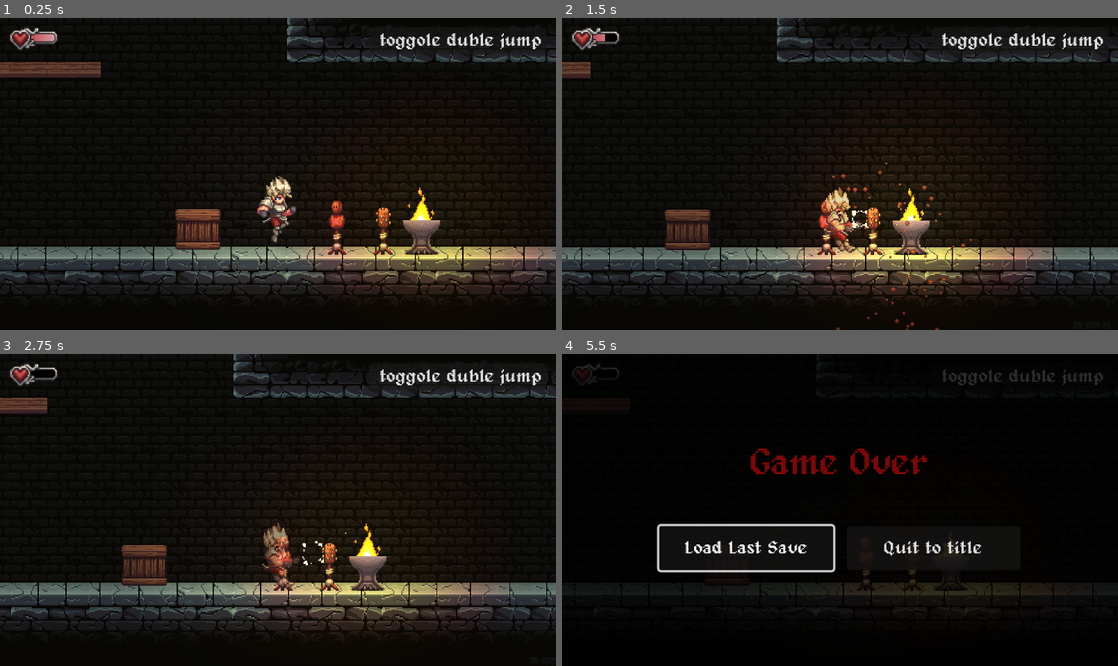
Above: before the commit, frames 1-4 (two rows, left to right).
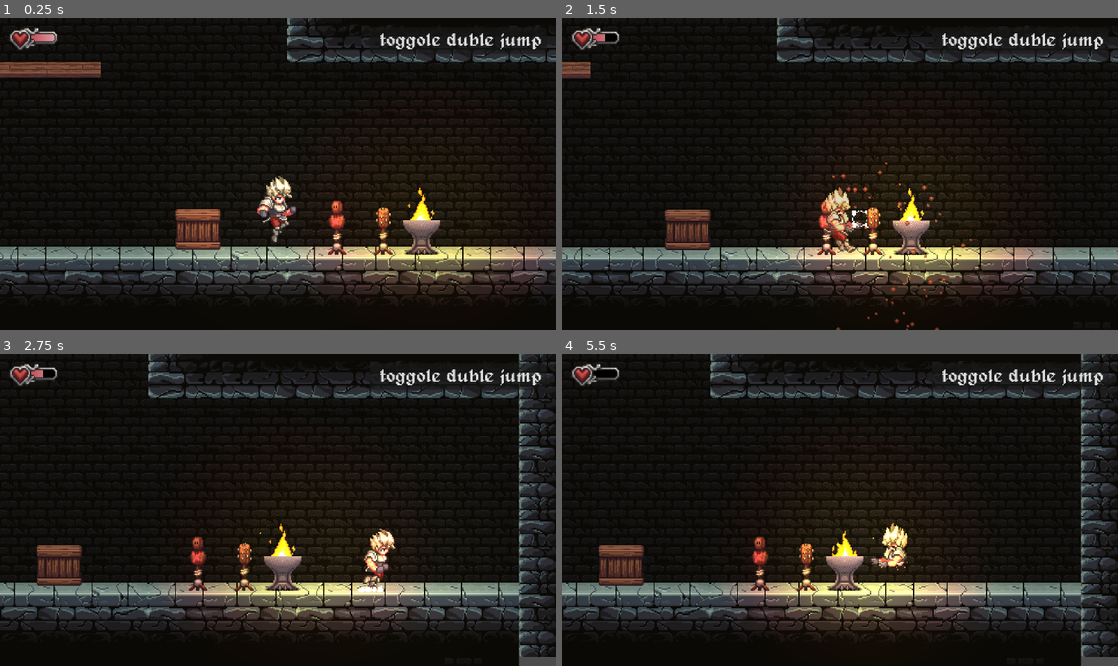
Above: after the commit, the same moments.

Repository: Mo1Noop/2d_toutrial
Game: Godot game, scene res://Z_testing/playGround.tscn
Same seed, same stepped clock (60 frames per second), same inputs: the game is played once before the commit and once after it.
Inputs (mouse positions are in pixels of both pictures, inside the frame that each line leads up to):
- Up to frame 1 (0.25 s): no input
- Up to frame 2 (1.5 s): tap Enter at 0.5 s; move the mouse to (962, 158) at 0.52 s; hold Right (right) 0.53-1.28 s; hold S (action) 0.53-1.28 s; click (962, 158) at 0.67 s; tap Z (jump) at 0.77, 1.07 s; tap X (attack) at 0.8, 1.35 s; move the mouse to (728, 189) at 1.27 s; hold Down (down) from 1.28 s (still down)
- Up to frame 3 (2.75 s): tap Z (jump) at 1.52, 1.82, 2.3 s; tap C (dash) at 1.55 s; move the mouse to (333, 441) at 2.02 s; release Down (down) at 2.03 s; hold Right (right) from 2.03 s (still down); hold C (dash) from 2.03 s (still down)
- Up to frame 4 (5.5 s): move the mouse to (812, 572) at 2.77 s; release Right (right) at 2.78 s; release C (dash) at 2.78 s; hold Up (up) 2.78-3.53 s; tap Z (jump) at 2.85, 3.02, 3.32, 3.77, 4.07, 4.52, 4.82, 5.3 s; click (812, 572) at 2.92 s; tap S (action) at 3.05 s; move the mouse to (1006, 556) at 3.52 s; hold S (action) 3.53-4.28 s; hold Left (left) 3.53-5.03 s; tap X (attack) at 3.8, 4.35 s; move the mouse to (673, 463) at 4.27 s; tap C (dash) at 4.55 s; move the mouse to (867, 510) at 5.02 s; hold Down (down) from 5.03 s (still down); hold C (dash) from 5.03 s (still down); click (867, 510) at 5.17 s

The runs differ from the first frame. In frame 1, 3.1% of the frame differs, in the area x 0-100%, y 1-84%; in frame 2, 2.9%; in frame 3, 19%; in frame 4, 33%, in the area x 0-100%, y 0-100%.

Commit message:
ch 4 ep 9

Diff:
--- a/00_global/player_hud/player_hud.tscn
+++ b/00_global/player_hud/player_hud.tscn
@@ -27,7 +27,7 @@
 
 func _on_pressed() -> void:
 	var player : Player = get_tree().get_first_node_in_group( \"Player\" )
-	player.double_jump = !player.double_jump
+	player.dash = !player.dash
 	focus_mode = Control.FOCUS_NONE
 	#var g := SPIKE_DOMMY.instantiate()
 	#owner.add_child(g)
--- a/Z_testing/playGround.tscn
+++ b/Z_testing/playGround.tscn
@@ -38,7 +38,7 @@
 
 [node name="DirectionalLight2D" type="DirectionalLight2D" parent="world" unique_id=622600430]
 color = Color(0.14334755, 0.16509277, 0.15422016, 1)
-energy = 0.4
+energy = 0.2
 blend_mode = 2
 
 [node name="Level_bounds" type="Node2D" parent="." unique_id=1274864306]
--- a/player/player.tscn
+++ b/player/player.tscn
@@ -15,6 +15,7 @@
 [ext_resource type="Texture2D" uid="uid://bbdsnjwtodwj3" path="res://player/sprites/input_icons.png" id="10_2ieo8"]
 [ext_resource type="Script" uid="uid://dajijnylxa7uj" path="res://player/states/death.gd" id="10_tqiix"]
 [ext_resource type="Texture2D" uid="uid://dglevdlnofqmi" path="res://player/sprites/weapon_smears.png" id="10_wodsf"]
+[ext_resource type="Script" uid="uid://c5lvwkhvi2w4e" path="res://player/scripts/player_sprite.gd" id="12_e7oew"]
 [ext_resource type="Script" uid="uid://cns0lapeysi1i" path="res://general/scripts/attack_area.gd" id="12_ebec5"]
 [ext_resource type="Script" uid="uid://x1to7vuav48n" path="res://general/scripts/damge_area.gd" id="15_wodsf"]
 
@@ -202,6 +203,22 @@
 "values": [20, 21, 22, 23]
 }
 
+[sub_resource type="Animation" id="Animation_65viv"]
+resource_name = "dash"
+length = 0.1
+tracks/0/type = "value"
+tracks/0/imported = false
+tracks/0/enabled = true
+tracks/0/path = NodePath("Hero:frame")
+tracks/0/interp = 1
+tracks/0/loop_wrap = true
+tracks/0/keys = {
+"times": PackedFloat32Array(0),
+"transitions": PackedFloat32Array(1),
+"update": 1,
+"values": [29]
+}
+
 [sub_resource type="Animation" id="Animation_c35mf"]
 resource_name = "death"
 length = 1.4
@@ -303,6 +320,7 @@
 &"attack": SubResource("Animation_32hag"),
 &"attack_2": SubResource("Animation_tqiix"),
 &"crouch": SubResource("Animation_kb6p2"),
+&"dash": SubResource("Animation_65viv"),
 &"death": SubResource("Animation_c35mf"),
 &"idle": SubResource("Animation_8t03j"),
 &"jump": SubResource("Animation_yllr7"),
@@ -401,6 +419,7 @@
 texture = ExtResource("9_hg6s5")
 hframes = 16
 vframes = 4
+script = ExtResource("12_e7oew")
 
 [node name="attack_sprite" type="Sprite2D" parent="Hero" unique_id=886588244]
 unique_name_in_owner = true
--- a/player/scripts/player.gd
+++ b/player/scripts/player.gd
@@ -10,7 +10,7 @@
 @onready var collision_crouch: CollisionShape2D = %CollisionCrouch
 @onready var da_stand: CollisionShape2D = %DA_Stand
 @onready var da_crouch: CollisionShape2D = %DA_Crouch
-@onready var hero: Sprite2D = %Hero
+@onready var hero: Player_Sprite = %Hero
 @onready var attack_sprite: Sprite2D = %attack_sprite
 
 @onready var player_anim: AnimationPlayer = %PlayerAnim
@@ -43,8 +43,9 @@
 		max_hp = value
 		Messages.player_helth_changed.emit( hp, max_hp )
 
-var dash : bool = false
-var double_jump : bool = false
+var dash : bool = true
+var dash_count : int = 0
+var double_jump : bool = true
 var jump_count : int = 0
 var ground_slam : bool = false
 var morph_roll : bool = false
@@ -179,3 +180,9 @@
 		return
 	hp -= _attack_area.damge
 	damge_taken.emit()
+
+
+func can_dash() -> bool:
+	if not dash or dash_count > 0:
+		return false
+	return true
--- /dev/null
+++ b/player/scripts/player_sprite.gd
@@ -0,0 +1,30 @@
+class_name Player_Sprite extends Sprite2D
+
+
+var tween : Tween
+
+
+func tween_color( duration : float = 0.5, color : Color = Color(0.0, 1.0, 0.949, 1.0) ) -> void:
+	if tween:
+		tween.kill()
+	modulate = color
+	tween = create_tween()
+	tween.tween_property( self, "modulate", Color.WHITE, duration )
+
+
+func ghost() -> void:
+	var effect : Node2D = Node2D.new()
+	var p : Node2D = get_parent()
+	p.add_sibling( effect )
+	effect.get_parent().move_child( effect, 0 )
+	effect.z_index = 1
+	effect.global_position = p.global_position
+	effect.modulate = Color( 0.0, 1.5, 0.95, 0.75 )
+
+	var sprite_copy : Sprite2D = duplicate()
+	effect.add_child( sprite_copy )
+
+	var t : Tween = create_tween()
+	t.set_ease(Tween.EASE_OUT)
+	t.tween_property( effect, "modulate", Color(1.0, 1.0, 1.0, 0.0), 0.2 )
+	t.chain().tween_callback( effect.queue_free )
--- a/player/states/00_player_states.gd
+++ b/player/states/00_player_states.gd
@@ -10,10 +10,10 @@
 @onready var jump: PlayerState_jump = %jump
 @onready var fall: PlayerState_fall = %fall
 @onready var crouch: PlayerState_crouch = %crouch
-@onready var dash: playerState_dash = %dash
 @onready var attack: PlayerState_attack = %attack
 @onready var take_damge: PlayerState_Take_Damge = %Take_Damge
 @onready var death: PlayerState_death = %death
+@onready var dash: playerState_dash = %dash
 
 #endregion
 
--- a/player/states/attack.gd
+++ b/player/states/attack.gd
@@ -27,7 +27,8 @@
 func handle_input(_event : InputEvent) -> Player_state:
 	if _event.is_action_pressed("attack"):
 		timer = combo_time_window
-
+	if _event.is_action_pressed("dash") and player.can_dash():
+		return dash
 	return next_state
 
 
--- a/player/states/crouch.gd
+++ b/player/states/crouch.gd
@@ -17,6 +17,8 @@
 
 
 func handle_input(_event : InputEvent) -> Player_state:
+	if _event.is_action_pressed("dash") and player.can_dash():
+		return dash
 	if _event.is_action_pressed("attack"):
 		return attack
 
--- a/player/states/dash.gd
+++ b/player/states/dash.gd
@@ -1,17 +1,68 @@
 class_name playerState_dash extends Player_state
 
-var dash_dir : int = 0
+const DASH_AUDIO = preload("uid://bohje3v0cuf8m")
+
+@export var duration : float = 0.25
+@export var speed : float = 300.0
+@export var effect_delay : float = 0.05
+
+var dash_dir : float = 1.0
+var time : float = 0.0
+var effect_time : float = 0.0
+
 
 func enter() -> void:
-	player.velocity = Vector2.ZERO
-	await get_tree().create_timer(0.3).timeout
-	player.change_state(fall)
+	#tween_dash()
+	player.player_anim.play("dash")
+	time = duration
+	effect_time = 0.0
+	get_dash_dir()
+	player.damege_area.make_invurable( duration )
+	Audio.play_apatial_sound( DASH_AUDIO, player.global_position )
+	player.gravity_mulitplier = 0.0
+	player.velocity.y = 0.0
+	player.dash_count += 1
+	player.hero.tween_color()
+
+
+func exit() -> void:
+	player.gravity_mulitplier = 1.0
+
+
+func process( delta: float ) -> Player_state:
+	time -= delta
+	if time <= 0.0:
+		if player.is_on_floor():
+			return idle
+		else:
+			return fall
+
+	effect_time -= delta
+	if effect_time < 0.0:
+		effect_time = effect_delay
+		player.hero.ghost()
+
+	return null
 
 
 func physics_process(_delta: float) -> Player_state:
-	if player.hero.flip_h == false:
-		dash_dir = 1
-	else:
-		dash_dir = -1
-	player.velocity = Vector2(dash_dir * 500, 0)
+	#player.velocity.x = lerp( player.velocity.x, speed * dash_dir, 0.9 )
+	#player.velocity.x = lerp( player.velocity.x, 0.0, 0.1 )
+
+	player.velocity.x = ( speed * ( time / duration ) + speed ) * dash_dir
 	return null
+
+
+func tween_dash() -> void:
+	var tween : Tween = create_tween()
+	get_dash_dir()
+	tween.tween_property(player,"velocity:x",speed*dash_dir,duration)
+	tween.tween_property( player, "velocity:x", 0.0, 0.0 )
+	await tween.finished
+	tween.kill()
+
+
+func get_dash_dir() -> void:
+	dash_dir = 1.0
+	if player.hero.flip_h:
+		dash_dir = -1.0
--- a/player/states/fall.gd
+++ b/player/states/fall.gd
@@ -18,7 +18,7 @@
 	if player.jump_count == 0:
 		player.jump_count = 1
 
-	if player.previous_state in [ jump, attack ]:
+	if player.previous_state in [ jump, attack, dash ]:
 		coyote_timer = 0.0
 	elif player.previous_state == crouch:
 		coyote_timer = 0.0
@@ -32,6 +32,8 @@
 
 
 func handle_input(_event : InputEvent) -> Player_state:
+	if _event.is_action_pressed("dash") and player.can_dash():
+		return dash
 	if _event.is_action_pressed("attack"):
 		return attack
 
--- a/player/states/idle.gd
+++ b/player/states/idle.gd
@@ -5,12 +5,14 @@
 	player.player_anim.play("idle")
 	player.velocity = Vector2.ZERO
 	player.jump_count = 0
+	player.dash_count = 0
 
 
 func handle_input(_event : InputEvent) -> Player_state:
+	if _event.is_action_pressed("dash") and player.can_dash():
+		return dash
 	if _event.is_action_pressed("attack"):
 		return attack
-
 	if _event.is_action_pressed("jump") and player.is_on_floor():
 		return jump
 
--- a/player/states/jump.gd
+++ b/player/states/jump.gd
@@ -16,6 +16,8 @@
 
 
 func handle_input(_event : InputEvent) -> Player_state:
+	if _event.is_action_pressed("dash") and player.can_dash():
+		return dash
 	if _event.is_action_pressed("attack"):
 		return attack
 
--- a/player/states/run.gd
+++ b/player/states/run.gd
@@ -6,6 +6,8 @@
 
 
 func handle_input(_event : InputEvent) -> Player_state:
+	if _event.is_action_pressed("dash") and player.can_dash():
+		return dash
 	if _event.is_action_pressed("attack"):
 		return attack
 
Not shown, added: player/scripts/player_sprite.gd.uid
